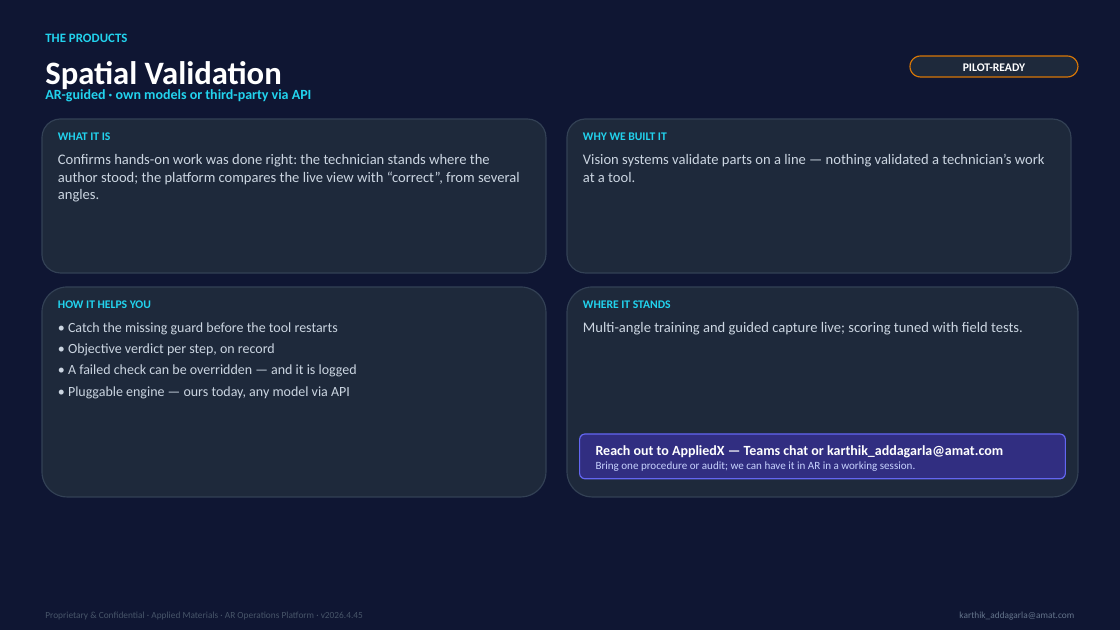
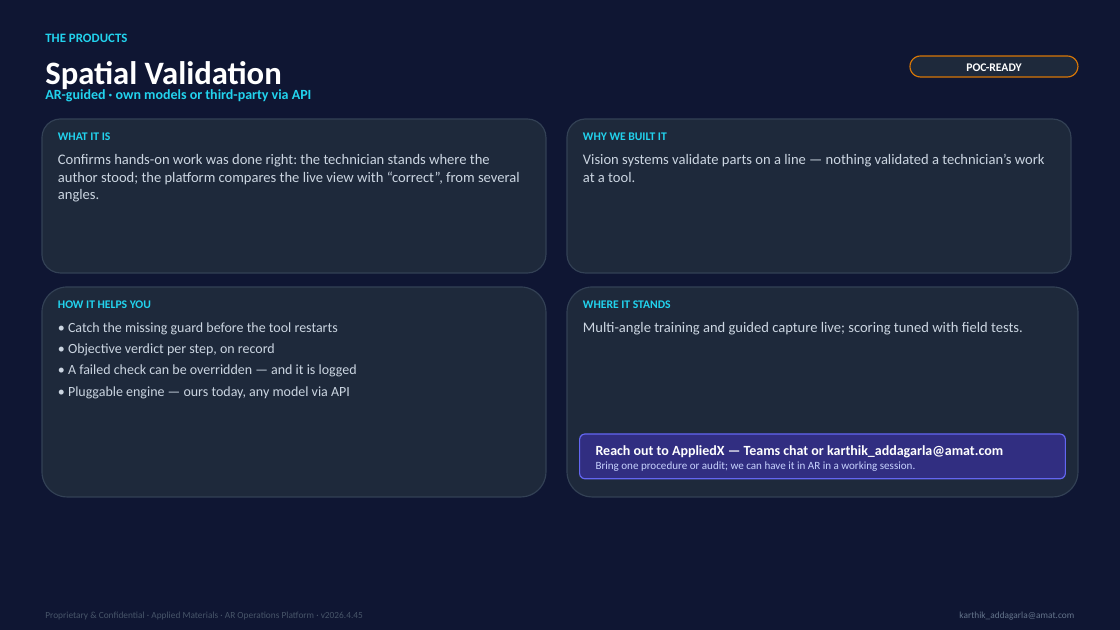
Before and after one commit to krocx/spatial-tapgging-app, a slide deck: slide 4 of sib/portal/AR-Platform-Map.pptx. Drawn at 1120x630 pixels with LibreOffice and Linux fonts; fonts in the diff are those of the drawing. Boxes give left, top, right and bottom in pixels: in the first picture for what was removed or moved away, otherwise in the second. Text is boxed around its words. In the diff, an @@ line names an element or a change of style, - is before the commit and + after.

```diff
--- a/sib/portal/AR-Platform-Map.pptx
+++ b/sib/portal/AR-Platform-Map.pptx
@@ text in rounded rectangle at (966,63,1021,71): text changed @@
-PILOT-READY
+POC-READY
```
Also in this commit, not shown: 3 other slides changed, 2 other files.
